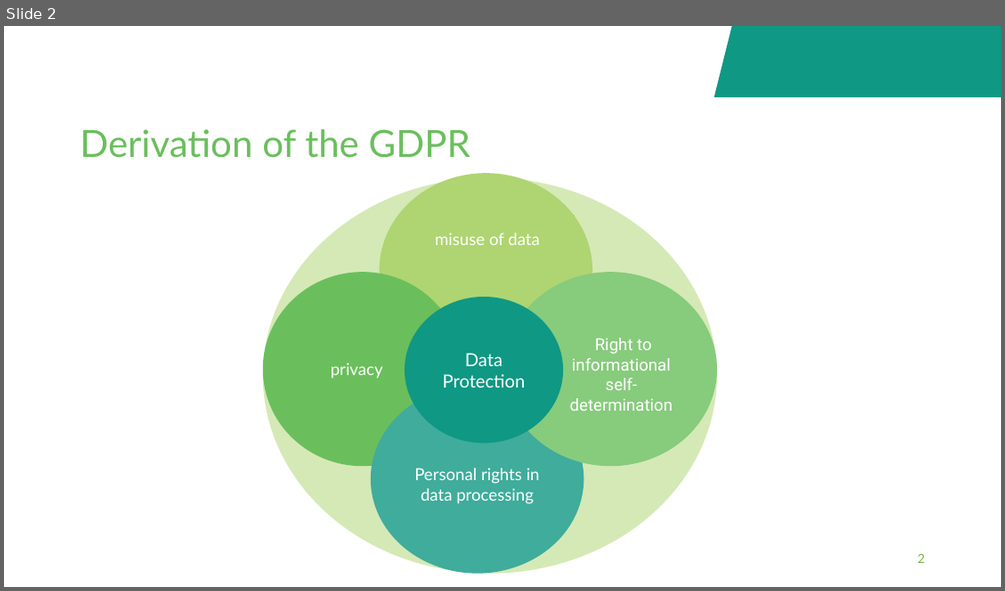
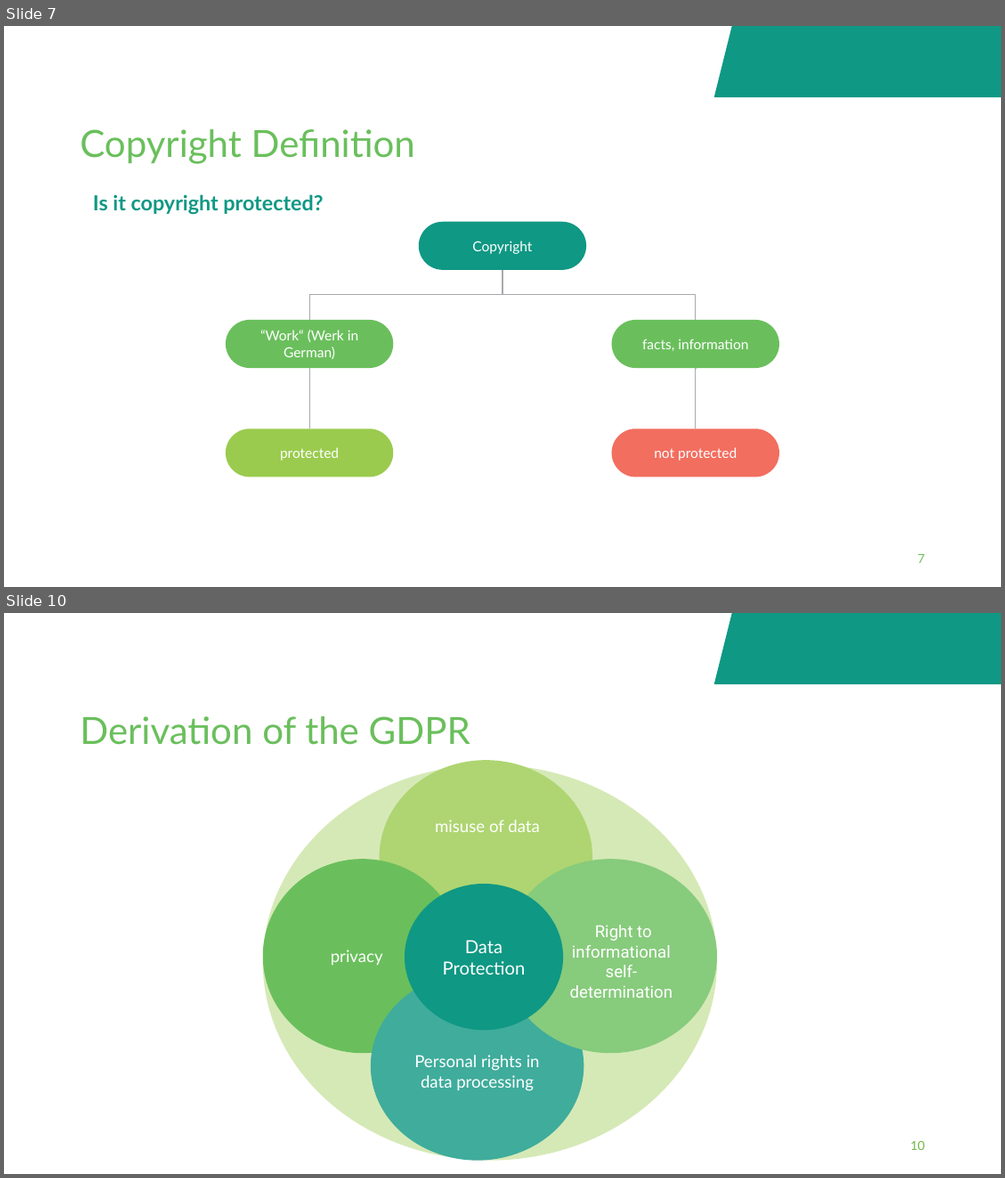
Before and after one commit to fairagro/FAIRagro_Modular-RDM-Training-Material, a slide deck: FAIRagro_Trainings_planned/2026-11_YSM_JKI/20261117-09-Responsible-Handling-20min-Bosse.odp. Shown one above the other, each under a label of ours: slide 2 before the commit, slides 7 and 10 after it; the slides between them are not shown. The pictures are 1005x591 and 1005x1178 pixels, drawn with LibreOffice and Linux fonts; fonts in the diff are those of the drawing; background and template pictures are left out. Boxes give left, top, right and bottom in pixels: in the first picture for what was removed or moved away, otherwise in the second. Text is boxed around its words. In the diff, an @@ line names an element or a change of style, - is before the commit and + after.

```diff
--- a/FAIRagro_Trainings_planned/2026-11_YSM_JKI/20261117-09-Responsible-Handling-20min-Bosse.odp
+++ b/FAIRagro_Trainings_planned/2026-11_YSM_JKI/20261117-09-Responsible-Handling-20min-Bosse.odp
@@ slide 7 added at [4, 26, 1001, 587], background #FFFFFF; not listed: 1 template element that a slide beside it also shows @@
@@ title added at [80, 129, 415, 164], 27 pt, text #6ABF5C @@
+Copyright Definition
@@ text added at [93, 194, 323, 215], 15 pt, text #0F9884, bold @@
+Is it copyright protected?
@@ rounded rectangle added at [419, 222, 586, 269], fill #0F9884, 10 pt, text #FFFFFF @@
+Copyright
@@ elbow line added from (309, 320) to (502, 270), #A8A9AD 0.74 pt @@
@@ elbow line added from (502, 270) to (696, 320), #A8A9AD 0.74 pt @@
@@ rounded rectangle added at [226, 320, 393, 368], fill #6ABF5C, 10 pt, text #FFFFFF @@
+“Work“ (Werk in German)
@@ rounded rectangle added at [611, 320, 778, 368], fill #6ABF5C, 10 pt, text #FFFFFF @@
+facts, information
@@ elbow line added from (309, 428) to (309, 368), #A8A9AD 0.74 pt @@
@@ elbow line added from (696, 428) to (696, 368), #A8A9AD 0.74 pt @@
@@ rounded rectangle added at [226, 428, 393, 476], fill #9ACB4E, 10 pt, text #FFFFFF @@
+protected
@@ rounded rectangle added at [611, 428, 778, 476], fill #F26E5F, 10 pt, text #FFFFFF @@
+not protected
@@ page number added at [917, 554, 924, 563], 9 pt, text #6ABF5C @@
+7
@@ what was slide 2 is now slide 10 @@
@@ page number at [910, 1141, 924, 1150]: text changed @@
-2
+10
```
Also in this commit, not shown: 2 slides changed, 8 other slides added, 1 slide removed, 11 other files.
